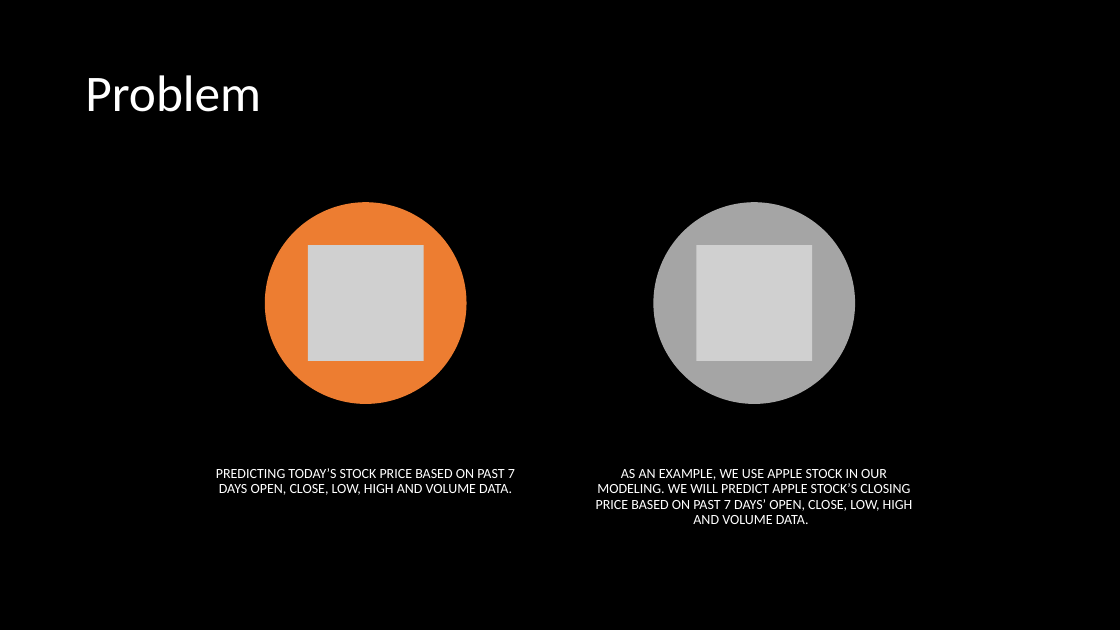
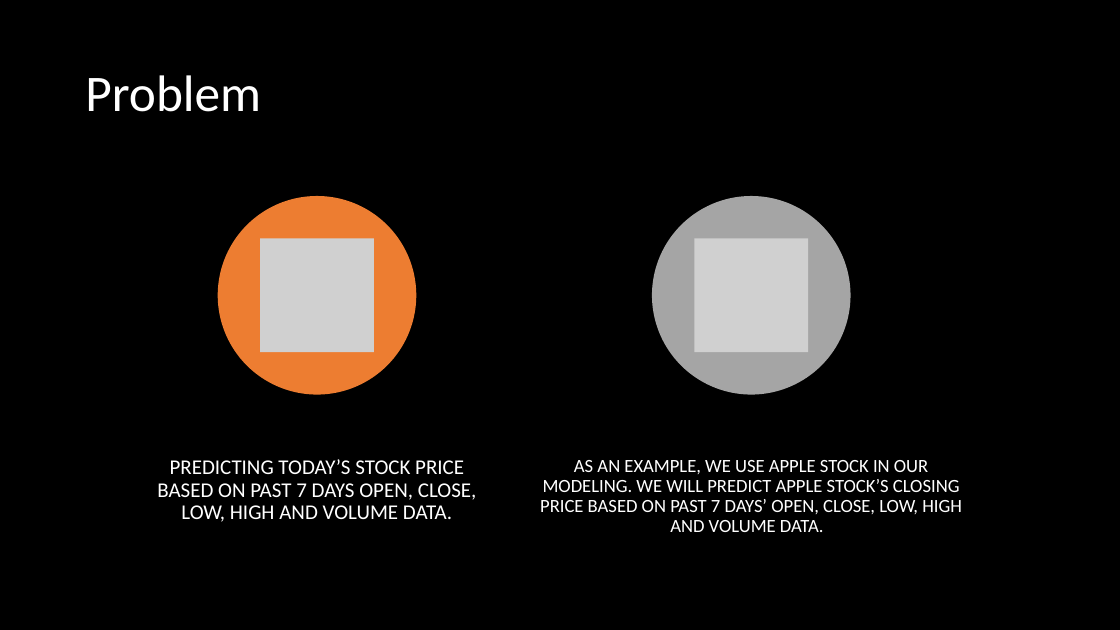
Before and after one commit to alexxlu/Project4, a slide deck: slide 2 of Stock Price prediction.pptx. Drawn at 1120x630 pixels with LibreOffice and Linux fonts; fonts in the diff are those of the drawing; grey boxes stand for pictures. Boxes give left, top, right and bottom in pixels: in the first picture for what was removed or moved away, otherwise in the second. Text is boxed around its words. In the diff, an @@ line names an element or a change of style, - is before the commit and + after.

```diff
--- a/Stock Price prediction.pptx
+++ b/Stock Price prediction.pptx
@@ ellipse: place and size @@
-ellipse at <box>265,202,466,404</box>
+ellipse at <box>218,196,416,394</box>
@@ ellipse: place and size @@
-ellipse at <box>654,202,855,404</box>
+ellipse at <box>652,196,850,394</box>
@@ picture: place and size @@
-picture at <box>308,245,423,361</box>
+picture at <box>260,239,375,353</box>
@@ picture: place and size @@
-picture at <box>697,245,812,361</box>
+picture at <box>695,239,809,353</box>
@@ text "PREDICTING TODAY’S STOCK PRICE BASED ...": place and size @@
-text "PREDICTING TODAY’S STOCK PRICE BASED ..." at <box>216,468,515,495</box>
+text "PREDICTING TODAY’S STOCK PRICE BASED ..." at <box>157,459,477,522</box>
@@ text "PREDICTING TODAY’S STOCK PRICE BASED ..." at <box>157,459,477,522</box>: size 12 to 18 pt; more space between paragraphs @@
@@ text "AS AN EXAMPLE, WE USE ...": place and size @@
-text "AS AN EXAMPLE, WE USE ..." at <box>596,469,913,524</box>
+text "AS AN EXAMPLE, WE USE ..." at <box>540,460,962,532</box>
@@ text "AS AN EXAMPLE, WE USE ..." at <box>540,460,962,532</box>: size 12 to 16 pt; more space between paragraphs @@
```
Also in this commit, not shown: 2 other slides changed, 4 slides added, 6 other files.
